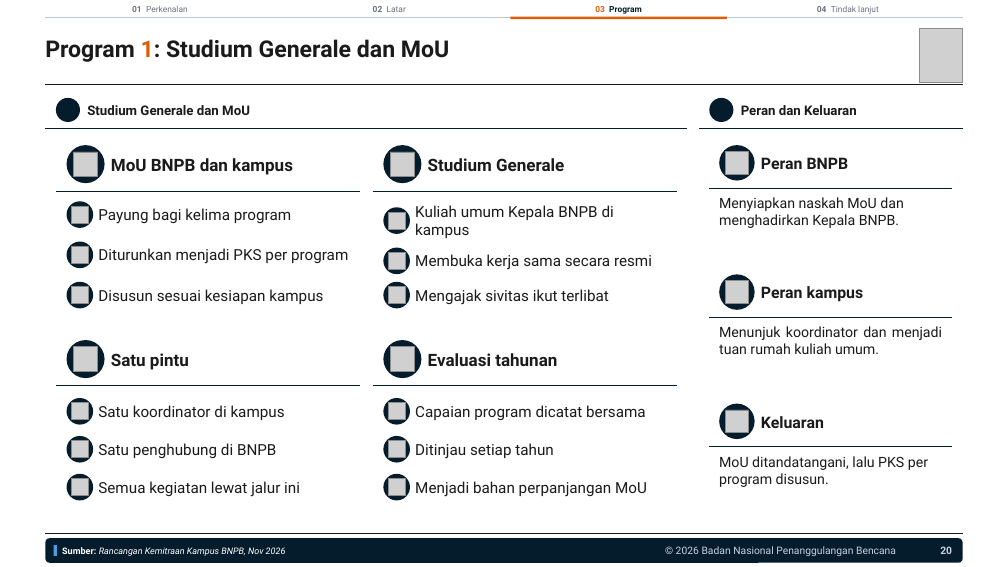
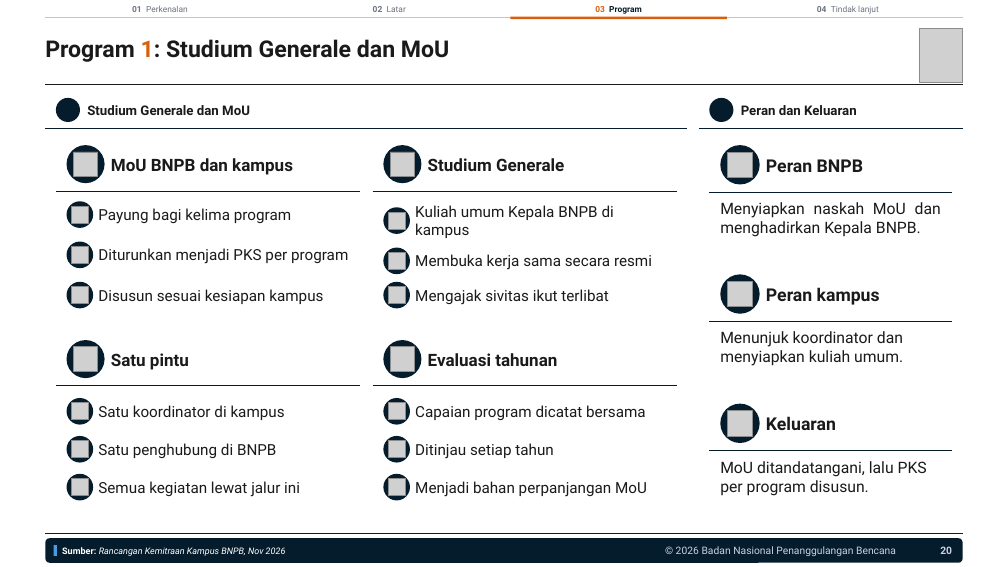
Before and after one commit to terasurbannetwork/poskokarhutla, a slide deck: slide 20 of data/kegiatan-bnpb/kunjungan-kampus/UMY/Paparan Kerja Sama BNPB dengan UMY 041126.pptx. Drawn at 1008x567 pixels with LibreOffice and Linux fonts; fonts in the diff are those of the drawing; grey boxes stand for pictures; background and template pictures are left out. Boxes give left, top, right and bottom in pixels: in the first picture for what was removed or moved away, otherwise in the second. Text is boxed around its words. In the diff, an @@ line names an element or a change of style, - is before the commit and + after.

```diff
--- a/data/kegiatan-bnpb/kunjungan-kampus/UMY/Paparan Kerja Sama BNPB dengan UMY 041126.pptx
+++ b/data/kegiatan-bnpb/kunjungan-kampus/UMY/Paparan Kerja Sama BNPB dengan UMY 041126.pptx
@@ ellipse: place and size @@
-ellipse at (719, 145, 755, 181)
+ellipse at (721, 145, 760, 185)
@@ text "Menyiapkan naskah MoU dan menghadirkan ..." at (720, 202, 941, 237): size 13.5 to 15 pt; alignment left to justified @@
@@ ellipse: place and size @@
-ellipse at (719, 274, 755, 310)
+ellipse at (721, 274, 760, 314)
@@ size 15.1 to 16.8 pt in 3 elements at (766, 159, 863, 172), (766, 416, 836, 430), (766, 287, 880, 305) @@
@@ text at (720, 331, 903, 366): text changed; size 13.5 to 15 pt @@
-Menunjuk koordinator dan menjadi tuan rumah kuliah umum.
+Menunjuk koordinator dan menyiapkan kuliah umum.
@@ ellipse: place and size @@
-ellipse at (719, 404, 755, 439)
+ellipse at (721, 404, 760, 443)
@@ 3 lines: place and size @@
-3 lines at (709, 188, 952, 447)
+3 lines at (709, 192, 952, 451)
@@ text "MoU ditandatangani, lalu PKS per ..." at (720, 461, 927, 496): size 13.5 to 15 pt @@
```
Also in this commit, not shown: 14 other slides changed, 1 slide added, 1 slide removed, 10 other files.
